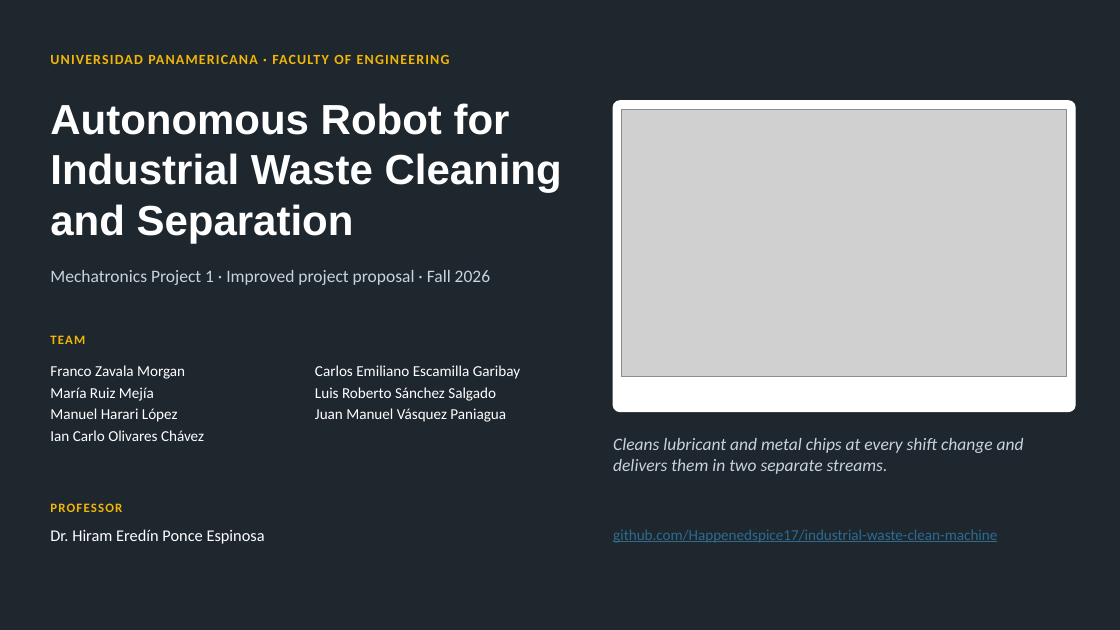
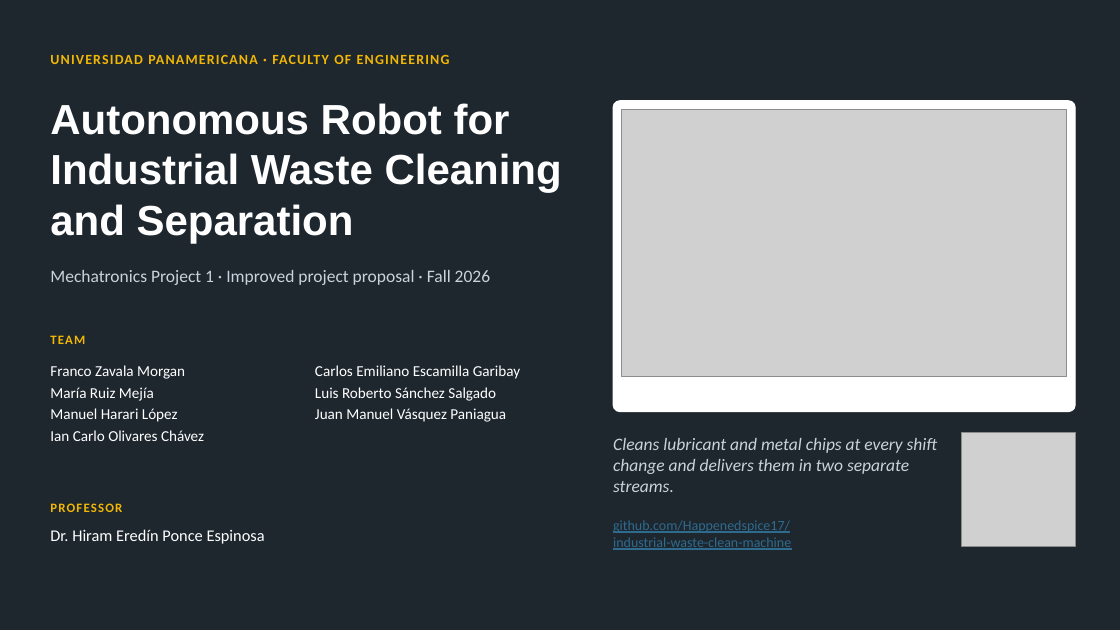
Before and after one commit to Happenedspice17/industrial-waste-clean-machine, a slide deck: slide 1 of docs/semester-1-deliverables/Final_Presentation_Waste_Robot_v2.pptx. Drawn at 1120x630 pixels with LibreOffice and Linux fonts; fonts in the diff are those of the drawing; grey boxes stand for pictures. Boxes give left, top, right and bottom in pixels: in the first picture for what was removed or moved away, otherwise in the second. Text is boxed around its words. In the diff, an @@ line names an element or a change of style, - is before the commit and + after.

```diff
--- a/docs/semester-1-deliverables/Final_Presentation_Waste_Robot_v2.pptx
+++ b/docs/semester-1-deliverables/Final_Presentation_Waste_Robot_v2.pptx
@@ text "Cleans lubricant and metal chips ..." rewrapped from (613,438,1024,474) to (613,438,938,492) @@
@@ picture added at (962,433,1075,546) @@
@@ text at (613,520,791,550): text changed; size 13 to 12 pt @@
-github.com/Happenedspice17/industrial-waste-clean-machine
+github.com/Happenedspice17/
+industrial-waste-clean-machine
```
Also in this commit, not shown: 1 other slide changed, 3 other files.
